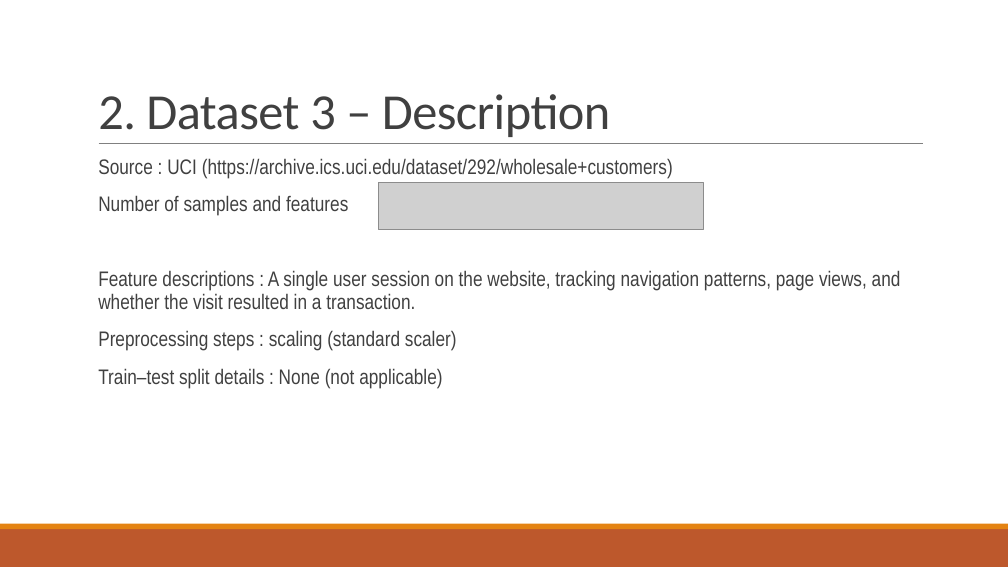
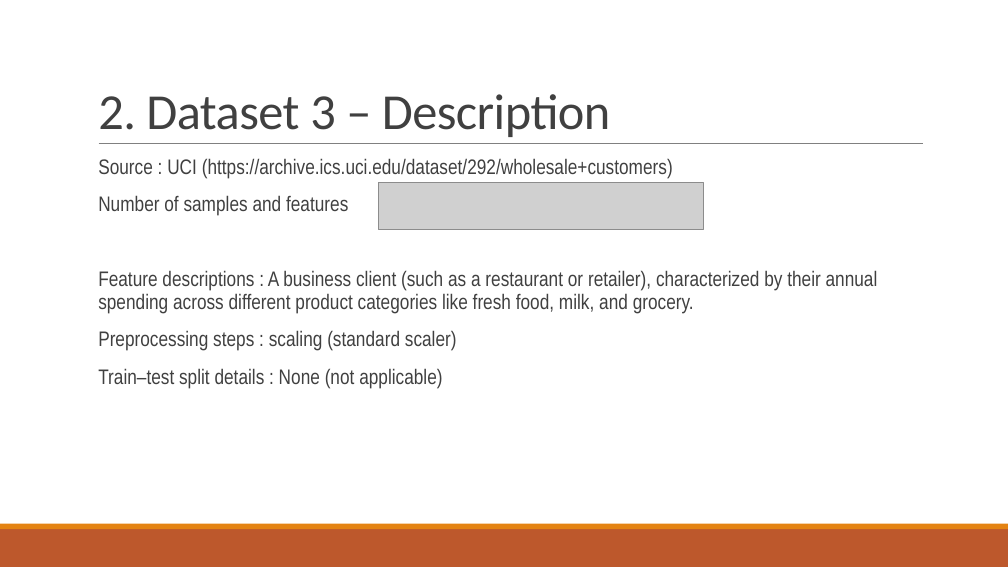
Before and after one commit to akay6483/mmml-ecommerce, a slide deck: slide 5 of docs/23CSE301_A8.pptx. Drawn at 1008x567 pixels with LibreOffice and Linux fonts; fonts in the diff are those of the drawing; grey boxes stand for pictures; background and template pictures are left out. Boxes give left, top, right and bottom in pixels: in the first picture for what was removed or moved away, otherwise in the second. Text is boxed around its words. In the diff, an @@ line names an element or a change of style, - is before the commit and + after.

```diff
--- a/docs/23CSE301_A8.pptx
+++ b/docs/23CSE301_A8.pptx
@@ text at (98, 270, 878, 314): text changed @@
-  Feature descriptions : A single user session on the website, tracking navigation patterns, page views, and whether the visit resulted in a transaction.
+  Feature descriptions : A business client (such as a restaurant or retailer), characterized by their annual spending across different product categories like fresh food, milk, and grocery.
```
Also in this commit, not shown: 5 other slides changed, 1 other file.
